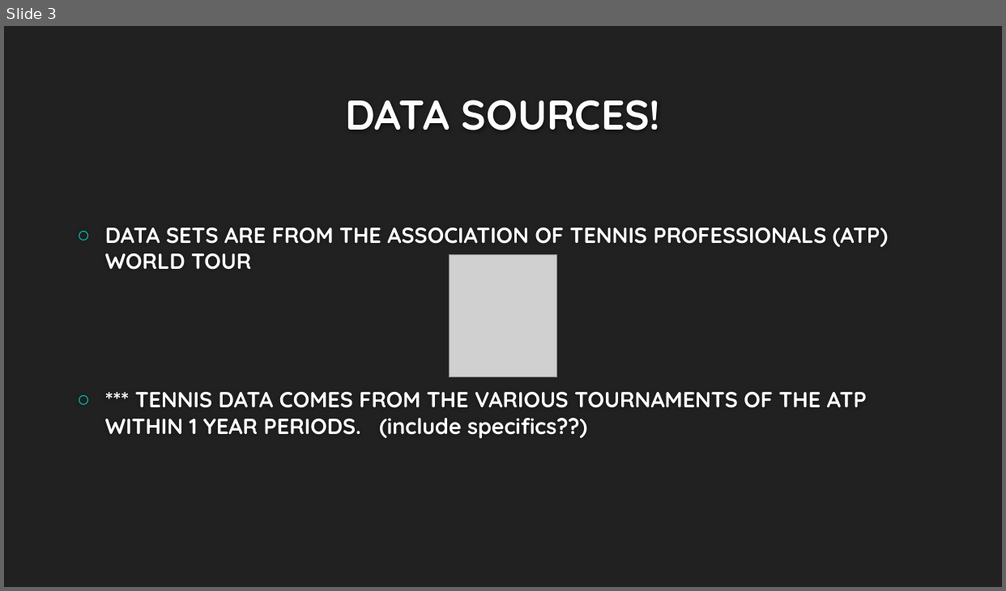
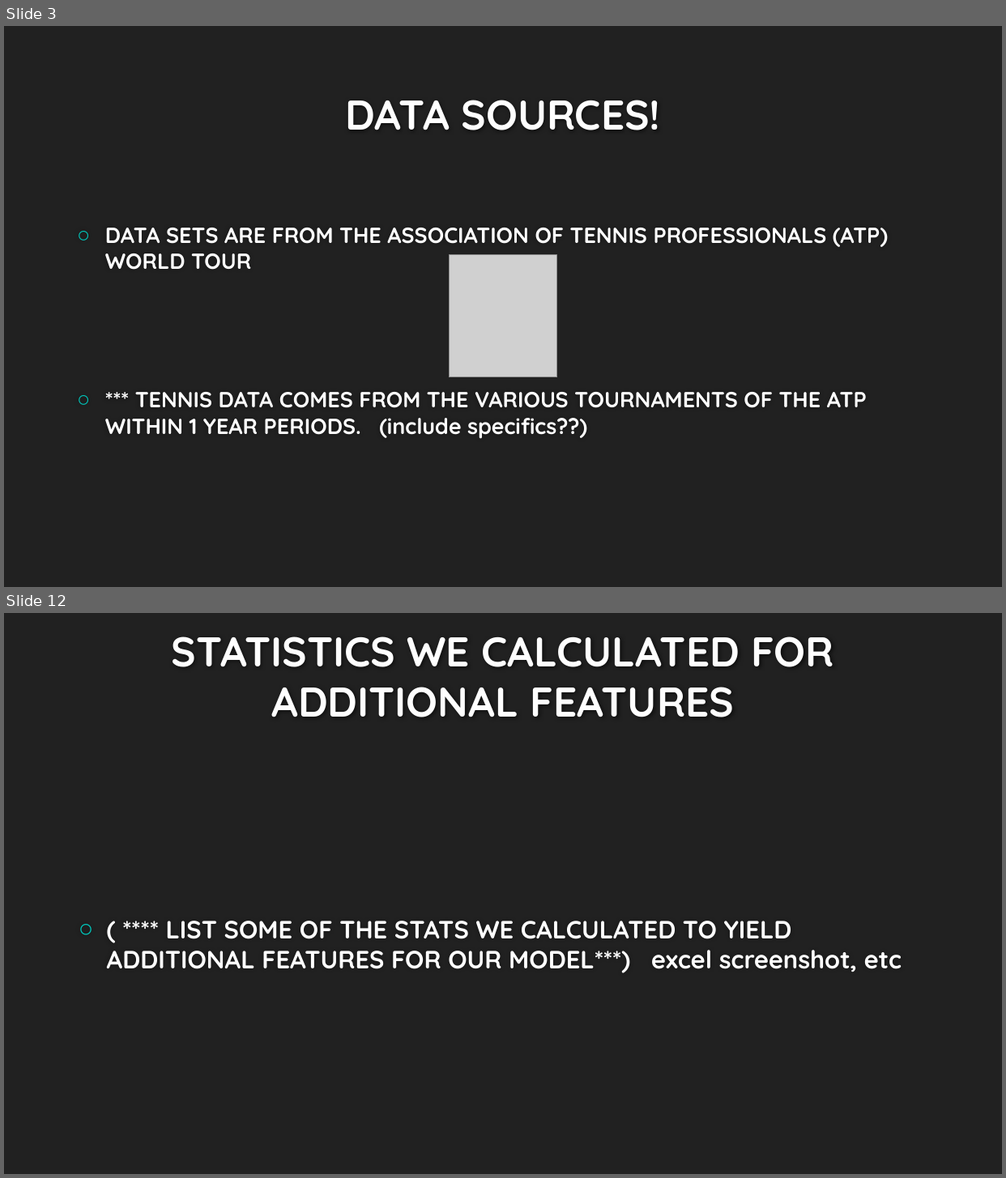
Before and after one commit to APK500/project-three, a slide deck: UNABLE LARKS! – PREDICTING TENNIS.pptx. Shown one above the other, each under a label of ours: slide 3 before the commit, slides 3 and 12 after it; the slides between them are not shown. The pictures are 1006x591 and 1006x1178 pixels, drawn with LibreOffice and Linux fonts; fonts in the diff are those of the drawing; grey boxes stand for pictures; background and template pictures are left out. Boxes give left, top, right and bottom in pixels: in the first picture for what was removed or moved away, otherwise in the second. Text is boxed around its words. In the diff, an @@ line names an element or a change of style, - is before the commit and + after.

```diff
--- a/UNABLE LARKS! – PREDICTING TENNIS.pptx
+++ b/UNABLE LARKS! – PREDICTING TENNIS.pptx
@@ slide 12 added at [4, 613, 1002, 1174], background #212121 @@
@@ title added at [172, 636, 834, 717], 40 pt, text #FEFEFE, bold @@
+STATISTICS WE CALCULATED FOR ADDITIONAL FEATURES
@@ text added at [107, 921, 901, 973], 24 pt, text #FFFFFF, bold @@
+○ ( **** LIST SOME OF THE STATS WE CALCULATED TO YIELD ADDITIONAL FEATURES FOR OUR MODEL***) excel screenshot, etc
```
Also in this commit, not shown: 1 slide changed, 9 other slides added, 8 other files.
